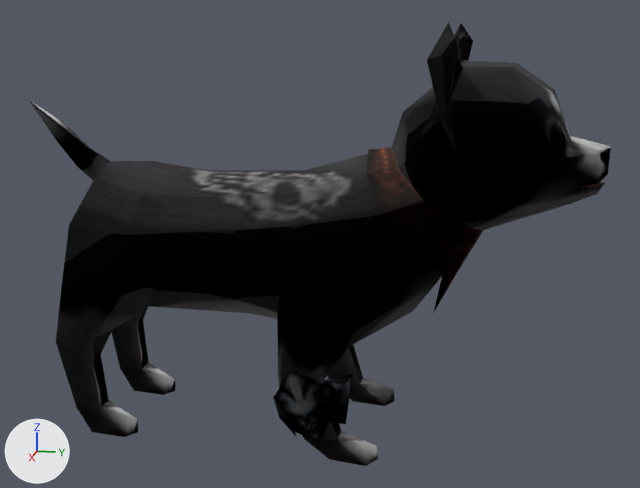
The glTF model public/assets/goldens/ps2_save-icons_god-hand.glb: old version first, new version second.
Camera for both pictures: a 50 mm lens placed at (6.41, 1.51, 3.07), pointed at (0.02, 0.24, 1.47). Every picture has the same lights, and +X, +Y and +Z are marked at lower left. The older version comes first. Where no turn or scale is listed for an object, it has been applied to the vertices.

Before the edit, the objects in view are built like this:
```python
mat_ps2_icon = bpy.data.materials.new('ps2-icon')
mat_ps2_icon.use_nodes = True; mat_ps2_icon.node_tree.nodes.clear()
_N = mat_ps2_icon.node_tree.nodes; _L = mat_ps2_icon.node_tree.links
n0 = _N.new('ShaderNodeBsdfPrincipled'); n0.name = 'Principled BSDF'
n0.inputs[2].default_value = 1.0  # 'Roughness'
n1 = _N.new('ShaderNodeOutputMaterial'); n1.name = 'Material Output'
n2 = _N.new('ShaderNodeMix'); n2.name = 'Mix'
n2.data_type = 'RGBA'
n2.blend_type = 'MULTIPLY'
n2.inputs[0].default_value = 1.0  # 'Factor'
n3 = _N.new('ShaderNodeVertexColor'); n3.name = 'Color Attribute'
n4 = _N.new('ShaderNodeTexImage'); n4.name = 'Image Texture'
n4.image = img_godh0_ico
_L.new(n0.outputs[0], n1.inputs[0])  # 'BSDF' to 'Surface'
_L.new(n2.outputs[2], n0.inputs[0])  # 'Result' to 'Base Color'
_L.new(n3.outputs[0], n2.inputs[7])  # 'Color' to 'B'
_L.new(n4.outputs[0], n2.inputs[6])  # 'Color' to 'A'
me_godh0_ico = bpy.data.meshes.new('godh0.ico')
me_godh0_ico.from_pydata(...)  # 240 vertices, 464 faces; spans x -1.28..1.28, y -1.81..2.29, z -0.01..3.1
me_godh0_ico.materials.append(mat_ps2_icon)
ob_godh0_ico = bpy.data.objects.new('godh0.ico', me_godh0_ico)
ob_godh0_ico.location = (0.0, 0.0, 0.0)
```
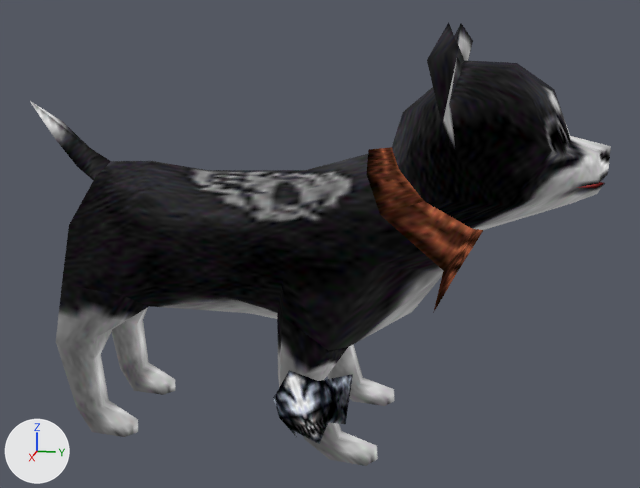
What differs and where, as boxes [x1, y1, x2, y2] in the pictures (640 x 488 px):
'godh0.ico', recoloured (lighter)
    both: [30, 24, 611, 466]

Edits to the bpy script that builds the scene:
```text
Change mat_ps2_icon:
    remove # nodes: BsdfPrincipled, Mix, OutputMaterial, TexImage, VertexColor
    nodes: BsdfTransparent, Emission, LightPath, Mix, MixShader, OutputMaterial, TexImage, VertexColor
```
